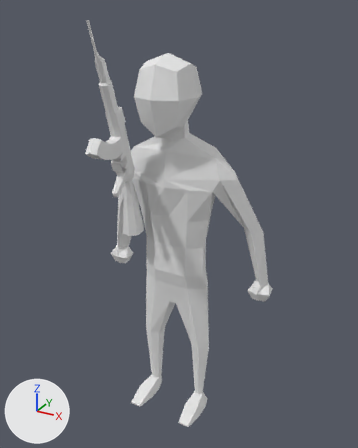
What one commit did to the Blender file Assets/Army base model default pose 2.blend.
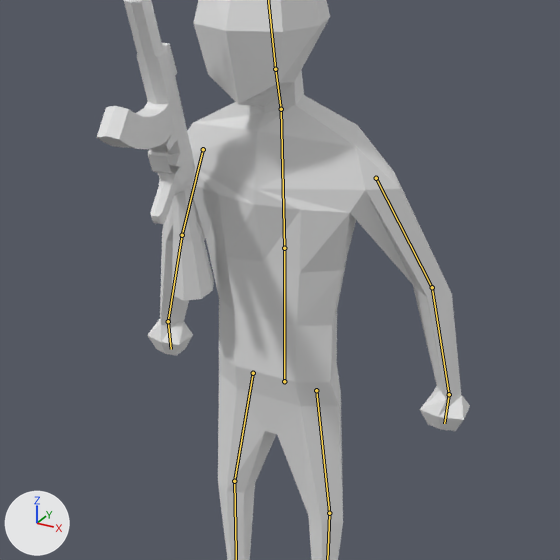
Old and new are each drawn whole from a 50 mm camera at (12.4, -21.4, 23.1) aimed at (0.6, 0.0, 12.4) and again close up on the part from 10% to 89% of the width and 19% to 82% of the height. Lighting does not change. The marker at lower left points along +X, +Y and +Z. The bones that bend it are drawn over the model as lines in the close-ups.
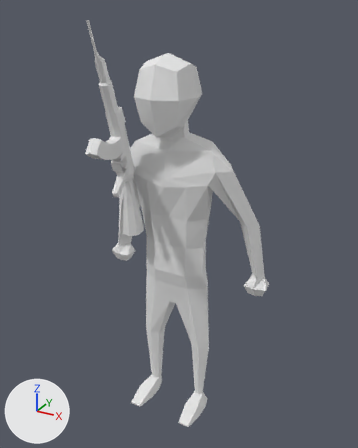
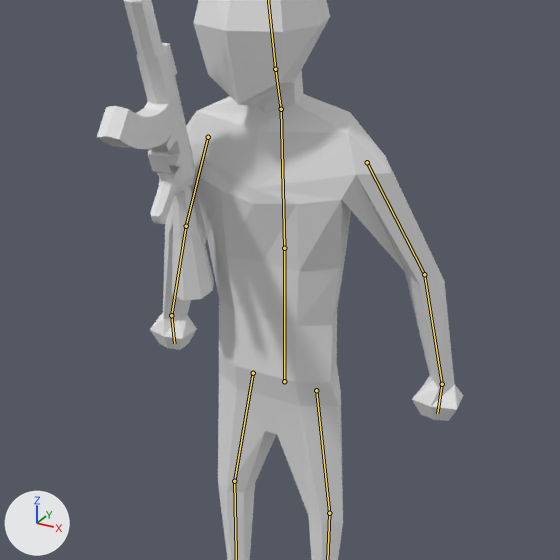
The newer file adds an action. The first version stands in its rest pose; the second is drawn at frame 60 of the action 'ArmatureAction'.

Boxes (x1, y1, x2, y2) around the edits, measured in the close-ups (560 x 560 px):
'Cube', posed: before (147, 0, 470, 560); after (150, 0, 463, 560)
bone 'Bone.004', root to tip: before (376, 178) to (432, 287); after (367, 162) to (424, 274)
bone 'Bone.010', root to tip: before (203, 149) to (182, 235); after (208, 137) to (186, 226)

Diff of the bpy script that builds the scene:
```diff
--- a/Assets/Army base model default pose 2.blend.py
+++ b/Assets/Army base model default pose 2.blend.py
@@ bone_bone_004 @@
 bone_bone_004 = bpy.data.objects['Armature'].pose.bones['Bone.004']  # child of 'Bone'
-bone_bone_004.location = (0.0, 0.0, 0.0)
+bone_bone_004.location = (0.21, -0.58, -0.18)
@@ bone_bone_010 @@
 bone_bone_010 = bpy.data.objects['Armature'].pose.bones['Bone.010']  # child of 'Bone'
-bone_bone_010.location = (0.0, 0.0, 0.0)
+bone_bone_010.location = (0.07, -0.8, -0.37)
```
